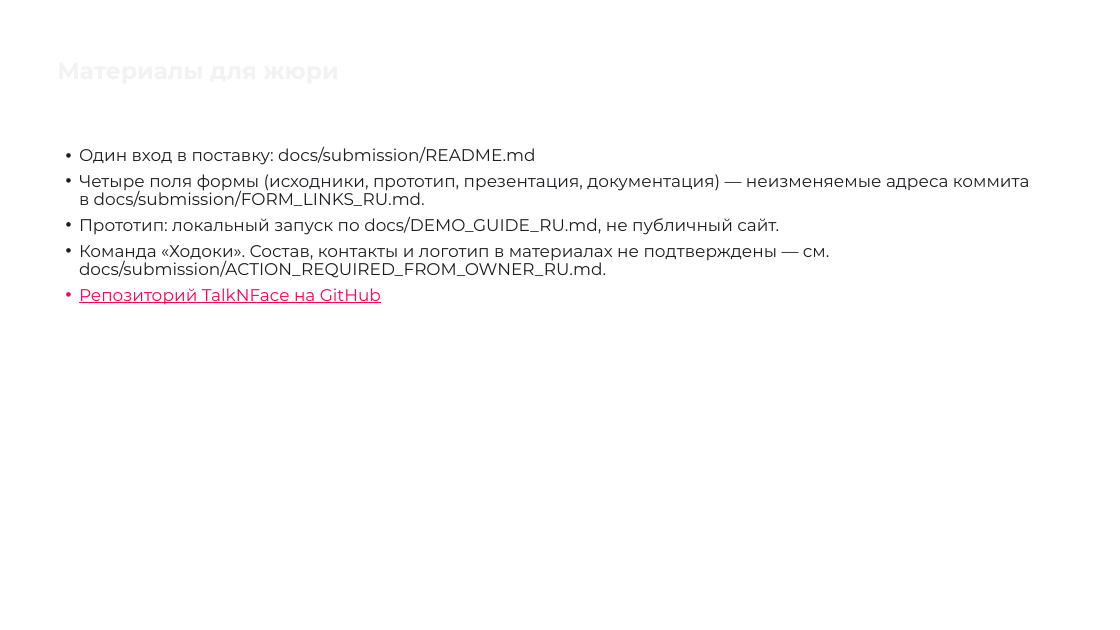
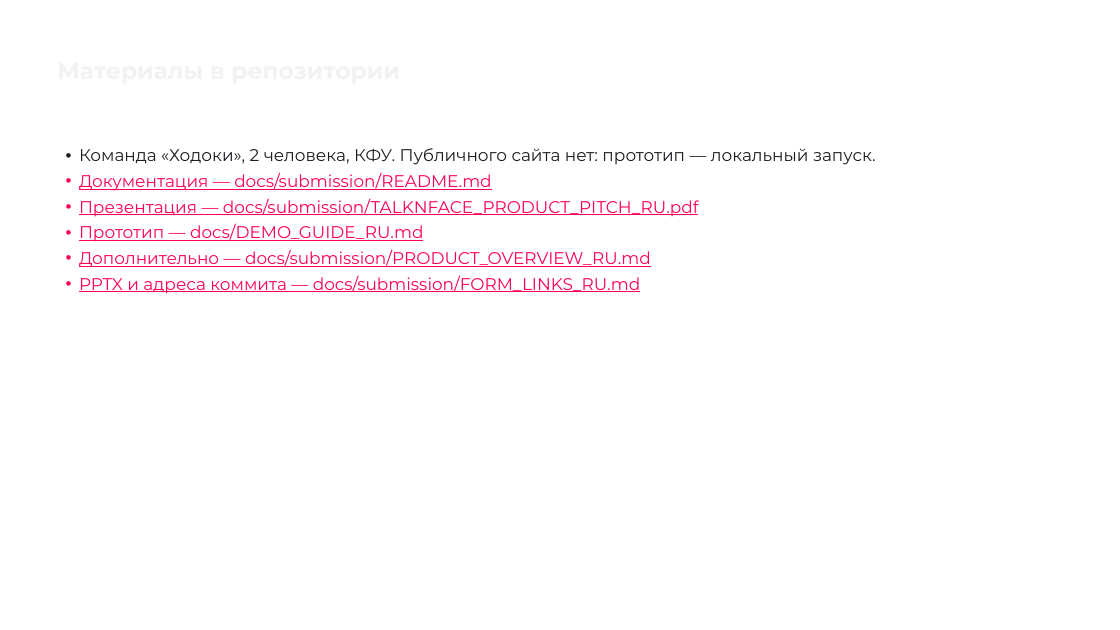
Before and after one commit to AiratBastanov/TalkNFace, a slide deck: slide 14 of docs/submission/TALKNFACE_PRODUCT_PITCH_RU.pptx. Drawn at 1120x630 pixels with LibreOffice and Linux fonts; fonts in the diff are those of the drawing; background and template pictures are left out. Boxes give left, top, right and bottom in pixels: in the first picture for what was removed or moved away, otherwise in the second. Text is boxed around its words. In the diff, an @@ line names an element or a change of style, - is before the commit and + after.

```diff
--- a/docs/submission/TALKNFACE_PRODUCT_PITCH_RU.pptx
+++ b/docs/submission/TALKNFACE_PRODUCT_PITCH_RU.pptx
@@ text at (79, 148, 876, 294): text changed; text colour #1C1D22 to #FF0053 @@
-• Один вход в поставку: docs/submission/README.md
-• Четыре поля формы (исходники, прототип, презентация, документация) — неизменяемые адреса коммита в docs/submission/FORM_LINKS_RU.md.
-• Прототип: локальный запуск по docs/DEMO_GUIDE_RU.md, не публичный сайт.
-• Команда «Ходоки». Состав, контакты и логотип в материалах не подтверждены — см. docs/submission/ACTION_REQUIRED_FROM_OWNER_RU.md.
-• Репозиторий TalkNFace на GitHub
+• Команда «Ходоки», 2 человека, КФУ. Публичного сайта нет: прототип — локальный запуск.
+• Документация — docs/submission/README.md
+• Презентация — docs/submission/TALKNFACE_PRODUCT_PITCH_RU.pdf
+• Прототип — docs/DEMO_GUIDE_RU.md
+• Дополнительно — docs/submission/PRODUCT_OVERVIEW_RU.md
+• PPTX и адреса коммита — docs/submission/FORM_LINKS_RU.md
```
Also in this commit, not shown: 2 other slides changed, 8 other files.
